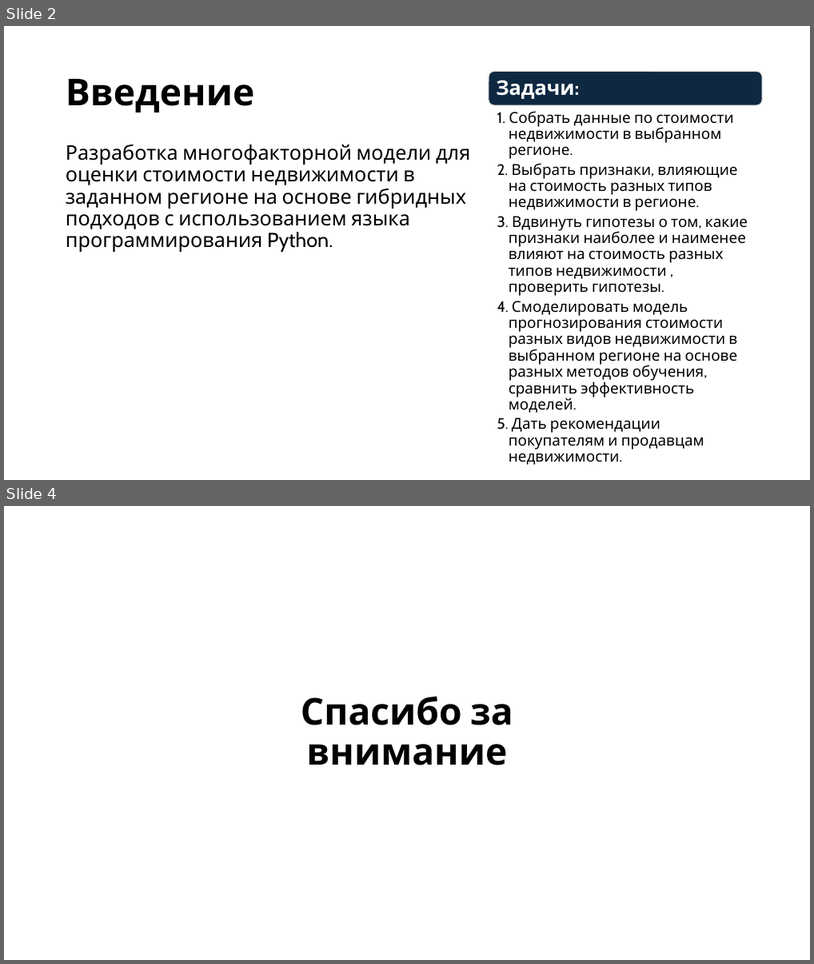
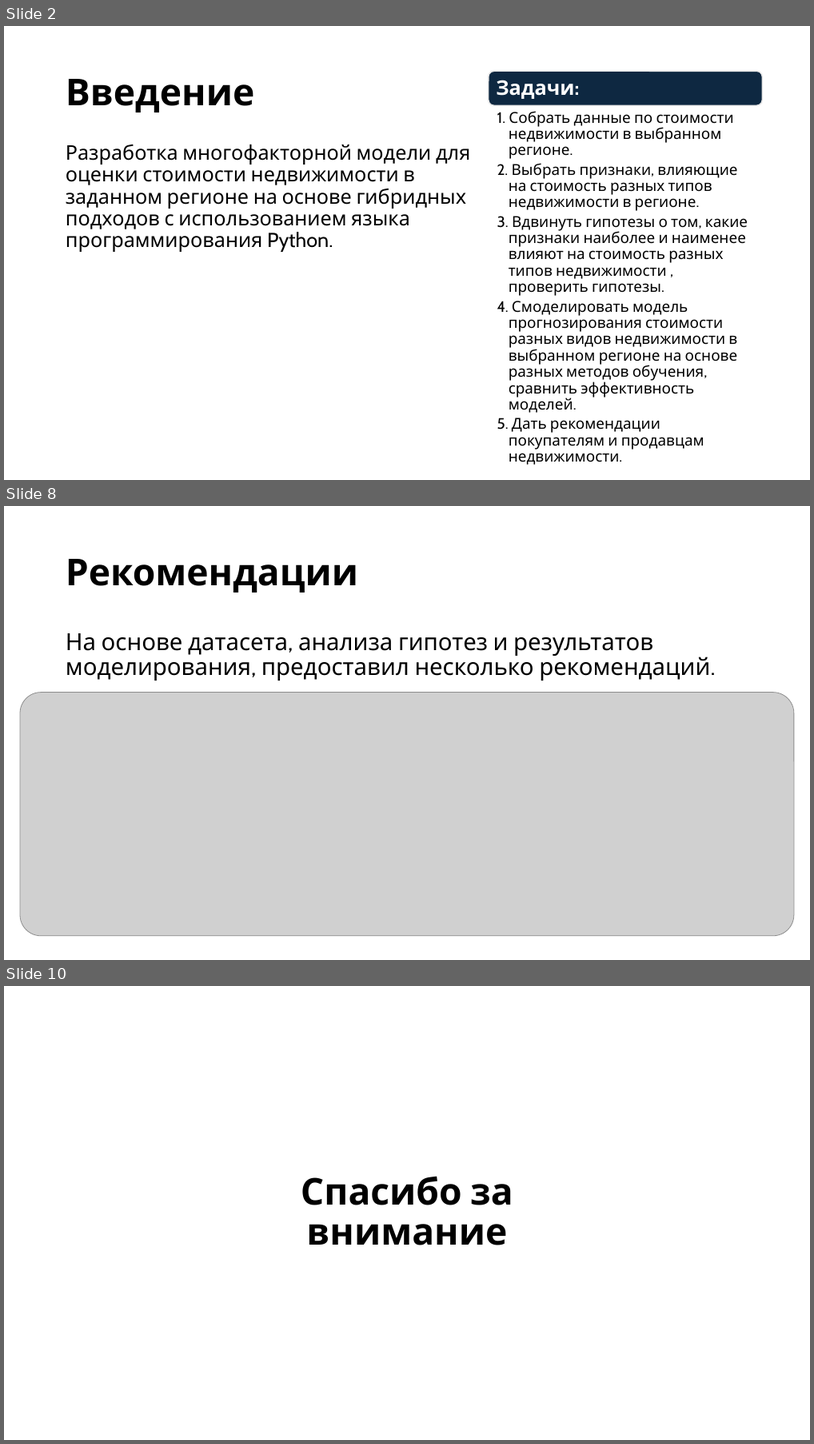
Before and after one commit to kuznetsovgg/predictive, a slide deck: presentations/Кузнецов DevOps24-2м - Предиктивная АБД 3.pptx. Shown one above the other, each under a label of ours: slides 2 and 4 before the commit, slides 2, 8 and 10 after it; the slides between them are not shown. The pictures are 814x964 and 814x1444 pixels, drawn with LibreOffice and Linux fonts; fonts in the diff are those of the drawing; grey boxes stand for pictures. Boxes give left, top, right and bottom in pixels: in the first picture for what was removed or moved away, otherwise in the second. Text is boxed around its words. In the diff, an @@ line names an element or a change of style, - is before the commit and + after.

```diff
--- a/presentations/Кузнецов DevOps24-2м - Предиктивная АБД 3.pptx
+++ b/presentations/Кузнецов DevOps24-2м - Предиктивная АБД 3.pptx
@@ slide 8 added at bbox=[4, 506, 810, 960], background #FFFFFF @@
@@ title added at bbox=[66, 559, 358, 592], 44 pt, text #000000, bold @@
+Рекомендации
@@ text added at bbox=[66, 633, 710, 680], 28 pt, text #000000 @@
+На основе датасета, анализа гипотез и результатов моделирования, предоставил несколько рекомендаций.
@@ picture added at bbox=[20, 692, 794, 936] @@
@@ what was slide 4 is now slide 10 @@
```
Also in this commit, not shown: 6 other slides added, 1 slide removed, 2 other files.
